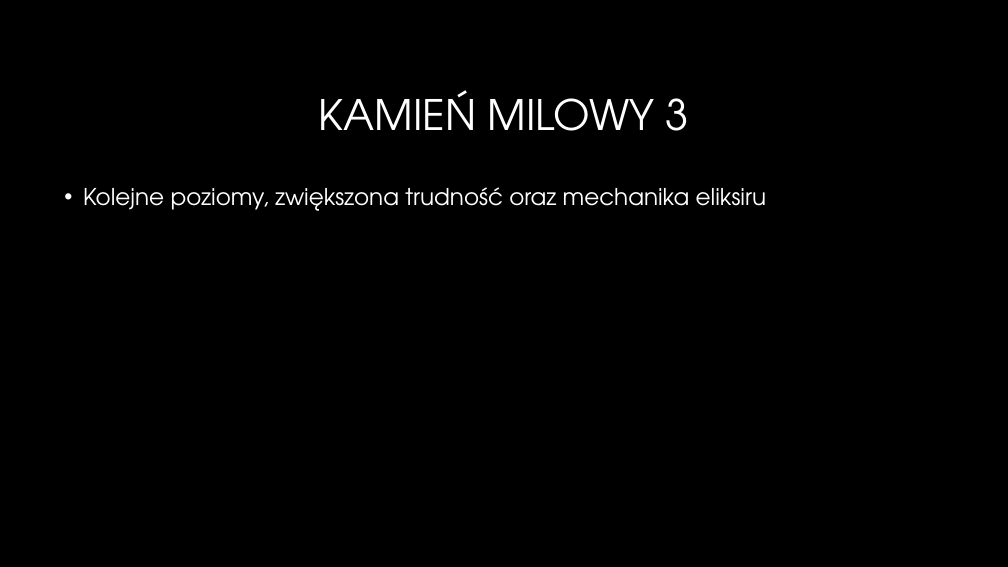
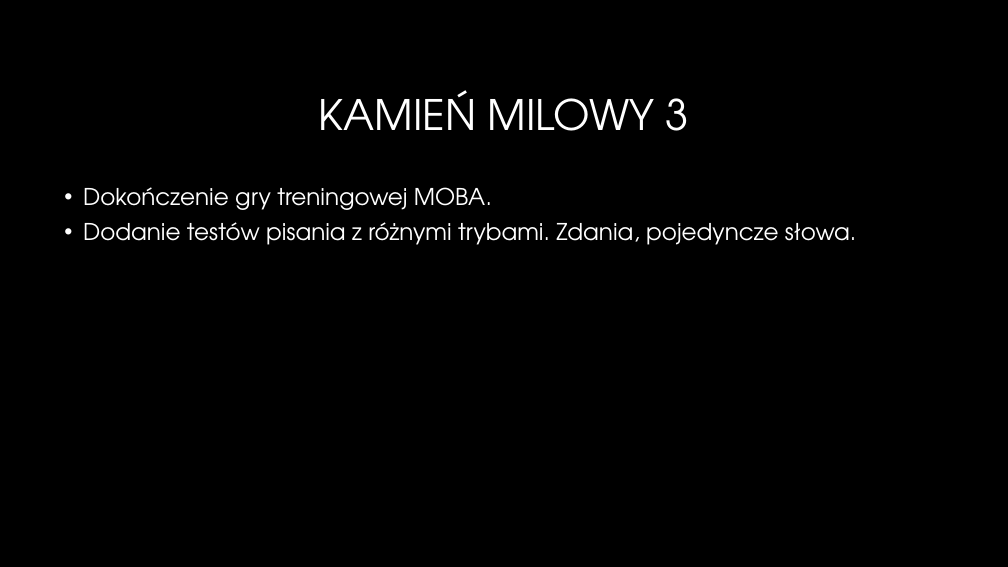
Before and after one commit to W3los/Knight-Story, a slide deck: slide 6 of Prezentacja_indywi.pptx. Drawn at 1008x567 pixels with LibreOffice and Linux fonts; fonts in the diff are those of the drawing; background and template pictures are left out. Boxes give left, top, right and bottom in pixels: in the first picture for what was removed or moved away, otherwise in the second. Text is boxed around its words. In the diff, an @@ line names an element or a change of style, - is before the commit and + after.

```diff
--- a/Prezentacja_indywi.pptx
+++ b/Prezentacja_indywi.pptx
@@ text at <box>83,187,856,245</box>: text changed @@
-• Kolejne poziomy, zwiększona trudność oraz mechanika eliksiru
+• Dokończenie gry treningowej MOBA.
+• Dodanie testów pisania z różnymi trybami. Zdania, pojedyncze słowa.
```
Also in this commit, not shown: 4 other slides changed.
